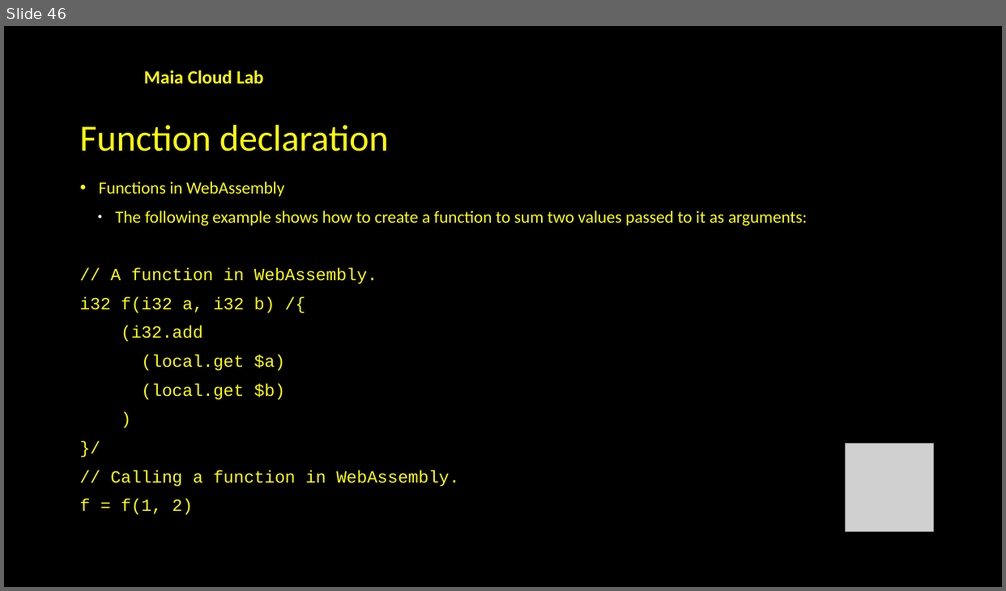
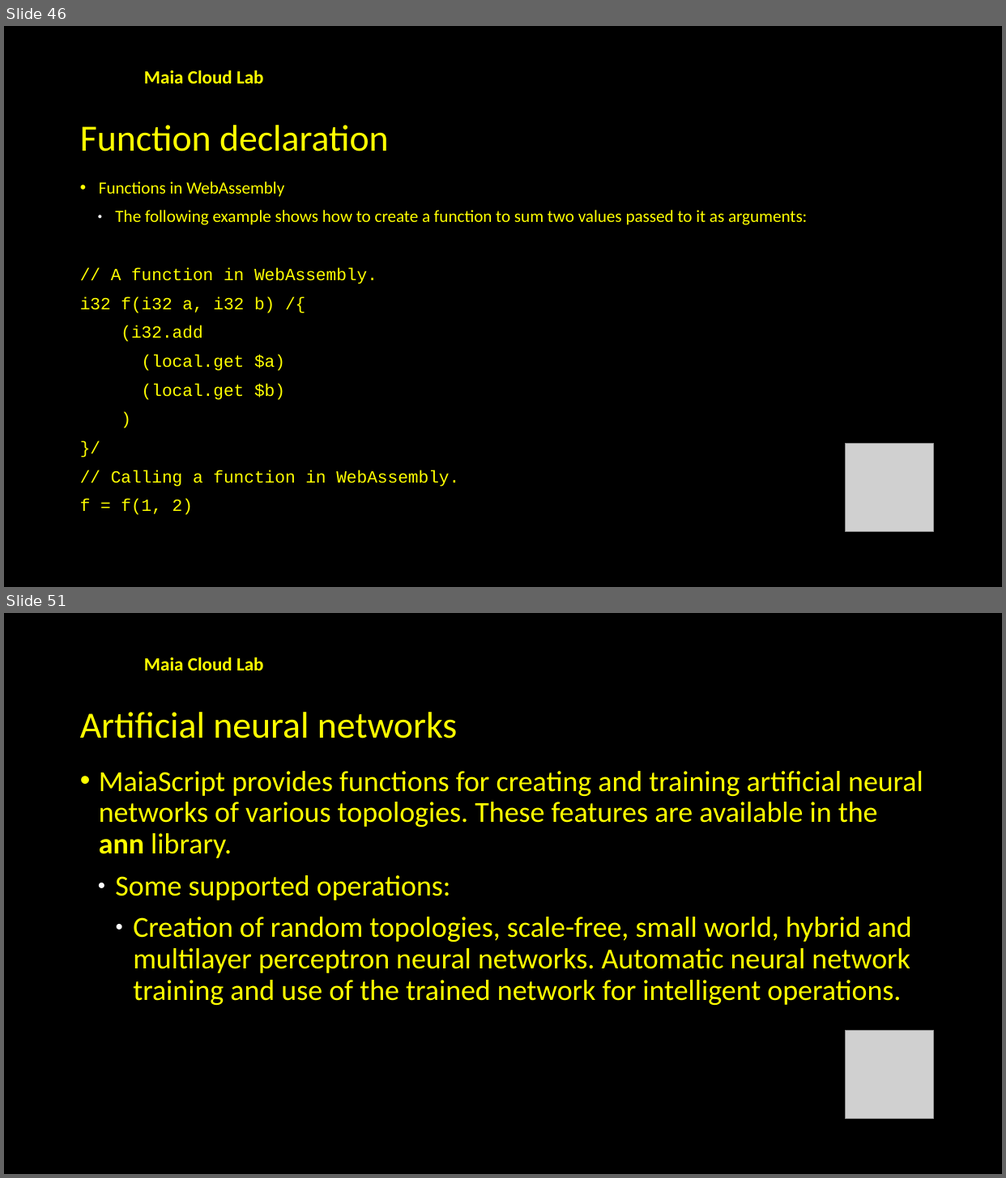
Before and after one commit to souzamonteiro/maiascript-compiler, a slide deck: slides/Introduction to MaiaScript.pptx. Shown one above the other, each under a label of ours: slide 46 before the commit, slides 46 and 51 after it; the slides between them are not shown. The pictures are 1006x591 and 1006x1178 pixels, drawn with LibreOffice and Linux fonts; fonts in the diff are those of the drawing; grey boxes stand for pictures; background and template pictures are left out. Boxes give left, top, right and bottom in pixels: in the first picture for what was removed or moved away, otherwise in the second. Text is boxed around its words. In the diff, an @@ line names an element or a change of style, - is before the commit and + after.

```diff
--- a/slides/Introduction to MaiaScript.pptx
+++ b/slides/Introduction to MaiaScript.pptx
@@ slide 51 added at [4,613,1002,1174], background #000000; not listed: 1 template element that a slide beside it also shows @@
@@ text added at [80,712,457,739], 35.6 pt, text #FFFF00 @@
+Artificial neural networks
@@ text added at [99,771,923,1005], 28 pt, text #FFFF00 @@
+• MaiaScript provides functions for creating and training artificial neural networks of various topologies. These features are available in the ann library.
+  ● Some supported operations:
+    ● Creation of random topologies, scale-free, small world, hybrid and multilayer perceptron neural networks. Automatic neural network training and use of the trained network for intelligent operations.
@@ picture added at [846,1030,934,1118] @@
```
Also in this commit, not shown: 3 slides changed, 8 other slides added, 29 slides removed, 1 other file.
